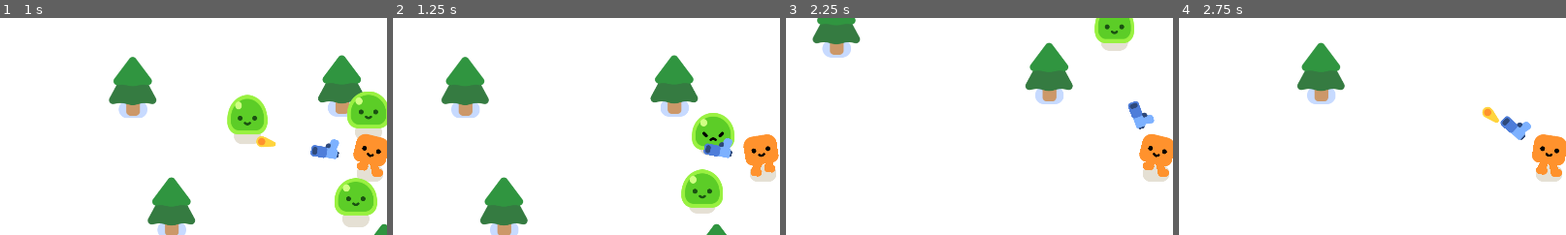
Above: before the commit, frames 1-4 (left to right).
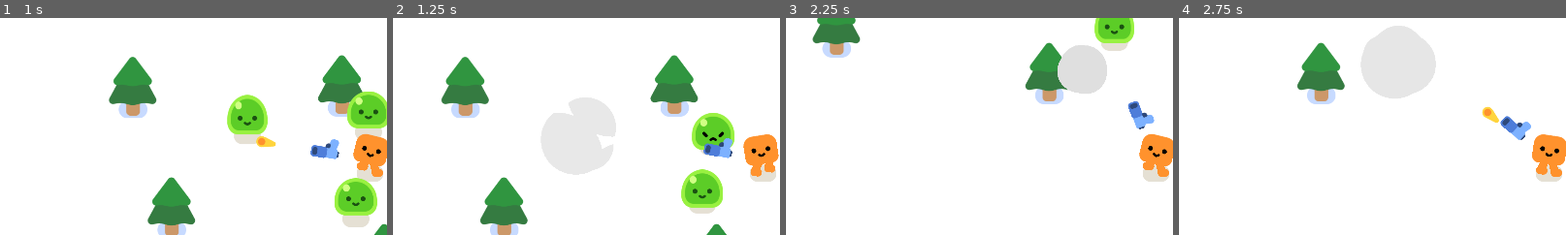
Above: after the commit, the same moments.

Repository: lenooshiro/squaresurvivors
Game: Godot game, scene res://survivors_game.tscn
The game is run twice, just before and just after one commit, with the same random seed, the same clock (stepped at 60 frames per second) and the same inputs.
Inputs:
- Up to frame 1 (1 s): hold D (move_right) from 0.53 s (still down)
- Up to frame 2 (1.25 s): keep holding D (move_right)
- Up to frame 3 (2.25 s): release D (move_right) at 1.28 s; hold S (move_down) 1.28-2.03 s; hold D (move_right) from 2.03 s (still down)
- Up to frame 4 (2.75 s): keep holding D (move_right)
The pictures show only the part of the screen within x 2-52%, y 14-64%; the shares and areas given below are measured in that part.

Frame 1 is identical in both runs. In frame 3, 2.3% of the frame differs, in the area x 70-83%, y 12-35%; in frame 4, 4.9%, in the area x 47-67%, y 3-38%.

Commit message:
Smoke animation when mobs die

Diff:
--- a/mob.gd
+++ b/mob.gd
@@ -16,3 +16,7 @@
 	$Slime.play_hurt()
 	if health == 0:
 		queue_free()
+		const SMOKE_SCENE = preload("res://smoke_explosion/smoke_explosion.tscn")
+		var smoke = SMOKE_SCENE.instantiate()
+		get_parent().add_child(smoke)
+		smoke.global_position = global_position
--- a/smoke_explosion/smoke_explosion.tscn
+++ b/smoke_explosion/smoke_explosion.tscn
@@ -144,7 +144,7 @@
 
 [node name="AnimationPlayer" type="AnimationPlayer" parent="."]
 unique_name_in_owner = true
+libraries = {
+&"": SubResource("AnimationLibrary_8msef")
+}
 autoplay = "RESET"
-libraries = {
-"": SubResource("AnimationLibrary_8msef")
-}
